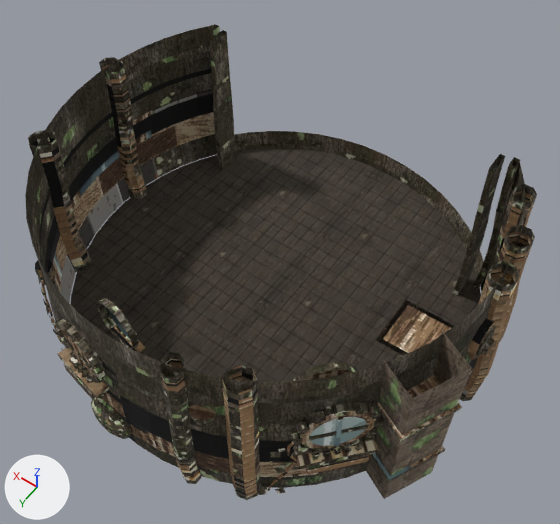
The glTF model public/models/house/trunk_f2.glb: old version first, new version second.
The view is the same before and after, from a camera (50 mm lens) standing at (-111.0, 153.0, 326.0) and looking at (-2.0, 1.0, 87.0). Arrows for +X, +Y and +Z are at lower left; the lights stay in place. The first picture is the older version. Where no turn or scale is listed for an object, it has been applied to the vertices. Vertices at exactly the same position are counted once.

The older version as bpy lines, for what is in view:
```python
ob_pane = bpy.data.objects.new('pane', me_pane)
ob_pane.location = (0.0, 0.0, 0.0)
ob_solid = bpy.data.objects.new('solid', me_solid)
ob_solid.location = (0.0, 0.0, 0.0)
ob_tile_bark = bpy.data.objects.new('tile_bark', me_tile_bark)
ob_tile_bark.location = (0.0, 0.0, 0.0)
ob_tile_boards = bpy.data.objects.new('tile_boards', me_tile_boards)
ob_tile_boards.location = (0.0, 0.0, 0.0)
ob_tile_stone = bpy.data.objects.new('tile_stone', me_tile_stone)
ob_tile_stone.location = (0.0, 0.0, 0.0)
ob_tile_wood = bpy.data.objects.new('tile_wood', me_tile_wood)
ob_tile_wood.location = (0.0, 0.0, 0.0)
```
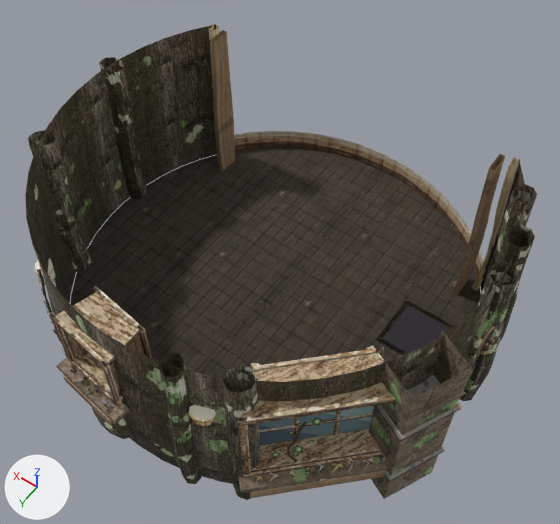
Changed parts and their boxes [x1, y1, x2, y2] in the pictures (560 x 524 px; the box of a moved part takes in the faces that stretch with it):
'tile_wood', reshaped
    before: [60, 298, 453, 474]
    after: [49, 286, 453, 498]
'tile_stone', reshaped (7% shorter)
    before: [54, 319, 472, 499]
    after: [56, 331, 472, 499]
'pane', reshaped
    before: [65, 307, 367, 446]
    after: [259, 406, 374, 446]
part 1 of me_pane, cut back
    before: [310, 370, 367, 446]
    after: [259, 406, 374, 446]
part 2 of me_pane, reshaped
    before: [65, 307, 131, 370]
part 3 of me_solid, deleted
    before: [69, 357, 363, 460]
part 4 of me_solid, surface changed
    before: [35, 24, 520, 491]
    after: [35, 24, 520, 482]
part 5 of me_tile_bark, deleted
    before: [258, 392, 380, 463]
part 6 of me_tile_bark, deleted
    before: [67, 316, 120, 398]
part 7 of me_tile_bark, surface changed
    both: [26, 25, 537, 500]
part 8 of me_tile_boards, surface changed
    both: [234, 131, 484, 276]
part 9 of me_tile_stone, added (brown)
    after: [238, 456, 388, 493]
part 10 of me_tile_stone, added (brown)
    after: [56, 358, 130, 424]
part 11 of me_tile_stone, deleted
    before: [54, 319, 383, 469]
part 12 of me_tile_wood, added
    after: [137, 324, 152, 358]
part 13 of me_tile_wood, added
    after: [63, 375, 114, 426]
part 14 of me_tile_wood, added (brown)
    after: [250, 470, 387, 498]
part 15 of me_tile_wood, deleted
    before: [60, 322, 104, 376]
part 16 of me_tile_wood, moved or reshaped
    before: [293, 363, 376, 474]
    after: [238, 345, 411, 478]
part 17 of me_tile_wood, moved or reshaped
    before: [64, 298, 147, 400]
    after: [49, 287, 146, 410]

The change, as a list of edits to the scene's bpy script:
```text
Change me_pane:
    remove me_pane.from_pydata(...)  # 128 vertices, 184 faces; spans x -70.6..23.2, y 39.6..86.0, z 101.2..120.9
    add me_pane.from_pydata(...)  # 16 vertices, 24 faces; spans x -69.8..19.0, y 41.8..79.4, z 92.2..123.8
    me_pane part 1: 64 vertices removed from x -70.6..-45.8, y 39.6..64.4, z 101.2..118.8; 8 vertices added at x -69.8..-41.8, y 41.8..69.8, z 92.2..123.8
    me_pane part 2: 64 vertices removed from x 6.5..23.2, y 66.7..86.0, z 107.1..120.9; 8 vertices added at x 1.6..19.0, y 76.6..79.4, z 104.2..123.8
Change me_solid:
    remove me_solid.from_pydata(...)  # 966 vertices, 1528 faces; spans x -92.0..69.0, y -52.0..89.0, z 33.0..138.0
    add me_solid.from_pydata(...)  # 766 vertices, 1208 faces; spans x -92.0..69.0, y -52.0..91.0, z 33.0..138.0
    me_solid part 3: 21 loose pieces with 208 vertices, spanning x -73.0..23.0, y 50.0..88.0, z 95.0..106.0, are deleted
    me_solid part 4: 1136 kept faces spanning x -92.0..69.0, y -52.0..83.0, z 33.0..138.0 get new texture (UV) coordinates
    other edits to the shape of me_solid do not show in these pictures
Change me_tile_bark:
    remove me_tile_bark.from_pydata(...)  # 1469 vertices, 2692 faces; spans x -90.0..90.0, y -52.0..90.0, z 66.0..138.0
    add me_tile_bark.from_pydata(...)  # 1462 vertices, 2660 faces; spans x -90.0..90.0, y -52.0..90.0, z 66.0..138.0
    me_tile_bark part 5: 6 vertices removed from x -68.0..-51.0, y 51.0..68.0, z 102.0..114.0
    me_tile_bark part 6: 1 vertex removed from x 11.0, y 84.0, z 114.0
    me_tile_bark part 7: 2660 kept faces spanning x -90.0..90.0, y -52.0..90.0, z 66.0..138.0 get new texture (UV) coordinates
Change me_tile_boards:
    where me_tile_boards.from_pydata(...)  # 63 vertices, 74 faces; spans x -84.0..84.0, y -85.0..84.0, z 66.0..76.0
    me_tile_boards part 8: texture (UV) coordinates of 28 of 74 faces, centred in x -65.0..65.0, y -85.0..-54.0, z 69.0..73.0, changed; they spanned u 0.21..0.54, v 0.49..0.51 and now span u 0.0..0.99, v 0.43..0.48
Change me_tile_stone:
    remove me_tile_stone.from_pydata(...)  # 424 vertices, 734 faces; spans x -90.4..28.2, y 26.4..89.9, z 66.0..138.0
    add me_tile_stone.from_pydata(...)  # 40 vertices, 62 faces; spans x -90.4..26.9, y 26.4..92.1, z 66.0..138.0
    me_tile_stone part 9: a new loose piece of 16 vertices spanning x -83.3..-41.8, y 41.8..83.3, z 86.4..88.8, in mat_solid (picture img_atlas)
    me_tile_stone part 10: a new loose piece of 16 vertices spanning x -4.0..26.9, y 82.2..92.1, z 98.4..100.8, in mat_solid (picture img_atlas)
    me_tile_stone part 11: 26 loose pieces with 416 vertices, spanning x -75.8..28.2, y 46.3..89.9, z 95.8..125.9, are deleted
Change me_tile_wood:
    remove me_tile_wood.from_pydata(...)  # 344 vertices, 528 faces; spans x -74.0..70.0, y -84.0..90.0, z 52.0..124.0
    add me_tile_wood.from_pydata(...)  # 392 vertices, 608 faces; spans x -81.0..70.0, y -84.0..92.0, z 52.0..128.0
    me_tile_wood part 12: the loose piece of 8 vertices spanning x 12.0..14.0, y 67.0..68.0, z 107.0..121.0 is copied, and the copy is scaled about its middle by (1.71, 1.23, 1.97), then moved by (-14.0, 4.0, 0.0); it spans x -2.0..0.0, y 71.0..73.0, z 100.0..128.0
    me_tile_wood part 13: the loose piece of 16 vertices spanning x 8.0..25.0, y 82.0..90.0, z 97.0..101.0 is copied, and the copy is scaled about its middle by (1.55, 1.02, 1), then moved by (-5.0, 2.0, -3.0); it spans x -1.0..24.0, y 84.0..92.0, z 94.0..98.0
    me_tile_wood part 14: a new loose piece of 16 vertices spanning x -81.0..-45.0, y 45.0..81.0, z 82.0..86.0, in mat_solid (picture img_atlas)
    me_tile_wood part 15: the loose piece of 32 vertices spanning x 6.0..26.0, y 79.0..86.0, z 104.0..124.0 is deleted
    me_tile_wood part 16: 94 vertices moved from x -74.0..-43.0, y 37.0..68.0, z 91.0..122.0 to x -79.0..-35.0, y 35.0..79.0, z 88.0..128.0; 34 vertices removed from x -74.0..-43.0, y 37.0..68.0, z 91.0..120.0; 34 vertices added at x -79.0..-35.0, y 35.0..79.0, z 88.0..128.0
    me_tile_wood part 17: 72 vertices moved from x 4.0..25.0, y 64.0..90.0, z 97.0..123.0 to x -3.0..25.0, y 68.0..88.0, z 100.0..128.0; 24 vertices removed from x 4.0..25.0, y 64.0..90.0, z 97.0..122.0; 24 vertices added at x -3.0..23.0, y 68.0..88.0, z 100.0..128.0
    other edits to the shape of me_tile_wood do not show in these pictures
```
